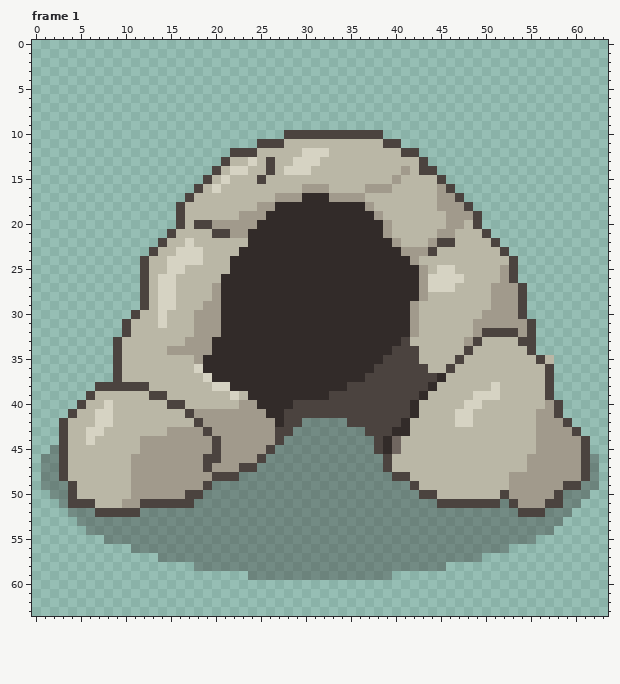
Pixel-art file: _Data/CaveEntrance.aseprite. The picture above was drawn from the file before the commit.
64x64 pixels, 2 frames. Shown: frame 1.
Now the later version:
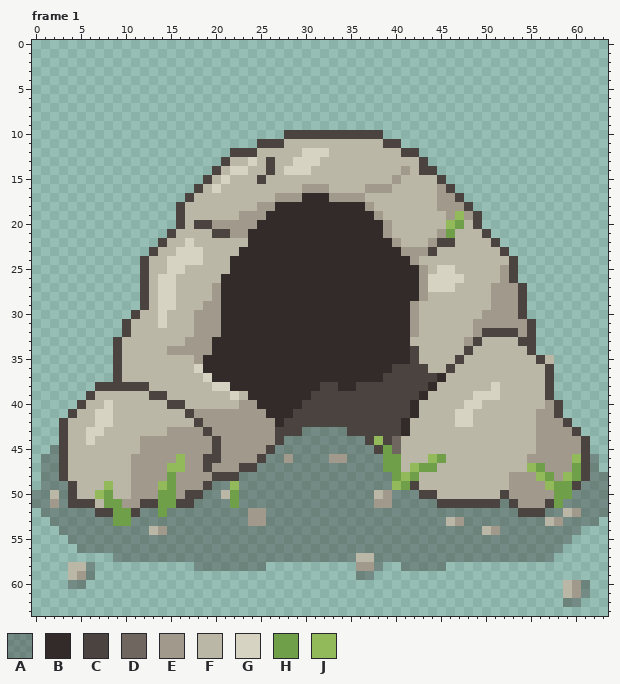
Palette (. is transparent): A #322b2958  B #322b29  C #4b433f  D #706660  E #a19a8c  F #bab7a6  G #d6d3c3  H #6fa049  J #92ba5b
From old to new:
layer "Grass" added
Frame 1, layers "Grass", "Layer 1", "Shadow":
The author put colour A in rows 48 to 49 at x 63; in row 50 at x 0 to 1 and 62 to 63; in row 51 at x 0 to 1 and 61 to 63; in row 52 at x 1 to 3 and 61 to 63; in row 53 at x 2 to 4 and 59 to 62; in row 54 at x 3 to 5 and 58 to 60.
The author put colour A in row 55 at x 4 to 7 and 56 to 59; in row 56 at x 5 to 10 and 53 to 58; in row 57 at x 9 to 13 and 50 to 57; in rows 58 to 59 at x 6; in row 60 at x 4 to 5 and 61; in row 61 at x 61.
The author put colour A in row 62 at x 59 to 60.
Colour C becomes colour B in row 33 at x 41; in row 34 at x 40 to 41; in row 35 at x 39 to 41; in row 36 at x 38 to 39; in row 37 at x 37 to 38; in row 38 at x 35.
Colour C becomes colour B in row 40 at x 29; in row 41 at x 28.
Colour A becomes colour C in row 42 at x 30 to 34; in row 43 at x 29 and 35 to 36; in row 44 at x 37.
Colour B becomes colour C in row 38 at x 32 to 33; in row 39 at x 31 to 32; in row 43 at x 40; in row 44 at x 39.
The author put colour E in row 51 at x 2; in row 52 at x 60; in row 59 at x 5; in rows 60 to 61 at x 60.
Colour A becomes colour E in row 46 at x 28 and 33 to 34; in row 50 at x 39; in row 51 at x 38 to 39; in row 52 at x 24 to 25; in row 53 at x 24 to 25, 47 and 58; in row 54 at x 14 and 51.
Colour A becomes colour E in row 58 at x 36 to 37.
The author put colour F in row 58 at x 4 to 5; in row 59 at x 4; in rows 60 to 61 at x 59.
Colour A becomes colour F in row 50 at x 2, 21 and 38; in row 52 at x 59; in row 53 at x 46 and 57; in row 54 at x 13 and 50; in row 57 at x 36 to 37.
Colour A becomes colour H in row 49 at x 41; in row 50 at x 22 and 59; in row 51 at x 22; in row 52 at x 14; in row 53 at x 9 to 10.
Colour B becomes colour H in row 45 at x 39.
Colour C becomes colour H in rows 46 to 47 at x 39; in row 48 at x 40; in row 49 at x 59; in row 50 at x 58; in row 51 at x 14 to 15 and 58; in row 52 at x 9 to 10.
Colour E becomes colour H in row 20 at x 47; in row 21 at x 46; in row 47 at x 56 and 60; in row 48 at x 15, 57 and 60; in row 49 at x 15 and 58; in row 50 at x 14 to 15.
Colour F becomes colour H in row 46 at x 40 and 45; in row 47 at x 40 and 43 to 44; in row 48 at x 42; in row 50 at x 8; in row 51 at x 8 to 9.
Colour A becomes colour J in row 49 at x 22 and 40.
Colour C becomes colour J in row 44 at x 38; in row 48 at x 41.
Colour E becomes colour J in row 19 at x 47; in row 20 at x 46; in row 46 at x 16 and 60; in row 47 at x 15 to 16 and 55; in row 48 at x 56 and 59; in row 49 at x 14 and 57.
Colour F becomes colour J in row 46 at x 44; in row 47 at x 42; in row 49 at x 8; in row 50 at x 7.
Colour A is removed in row 58 at x 26 to 35 and 39 to 40; in row 59 at x 24 to 35 and 38 to 39.
Changed places in both pictures, as pixel boxes (x1, y1, x2, y2):
changed: (446, 211, 464, 238)
changed: (221, 337, 608, 607)
changed: (32, 454, 185, 589)
